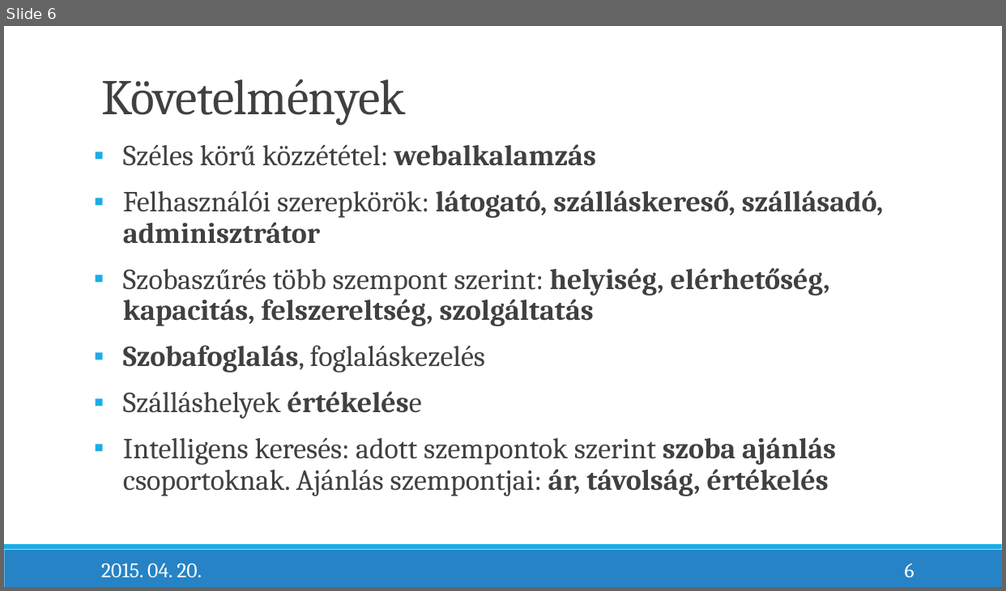
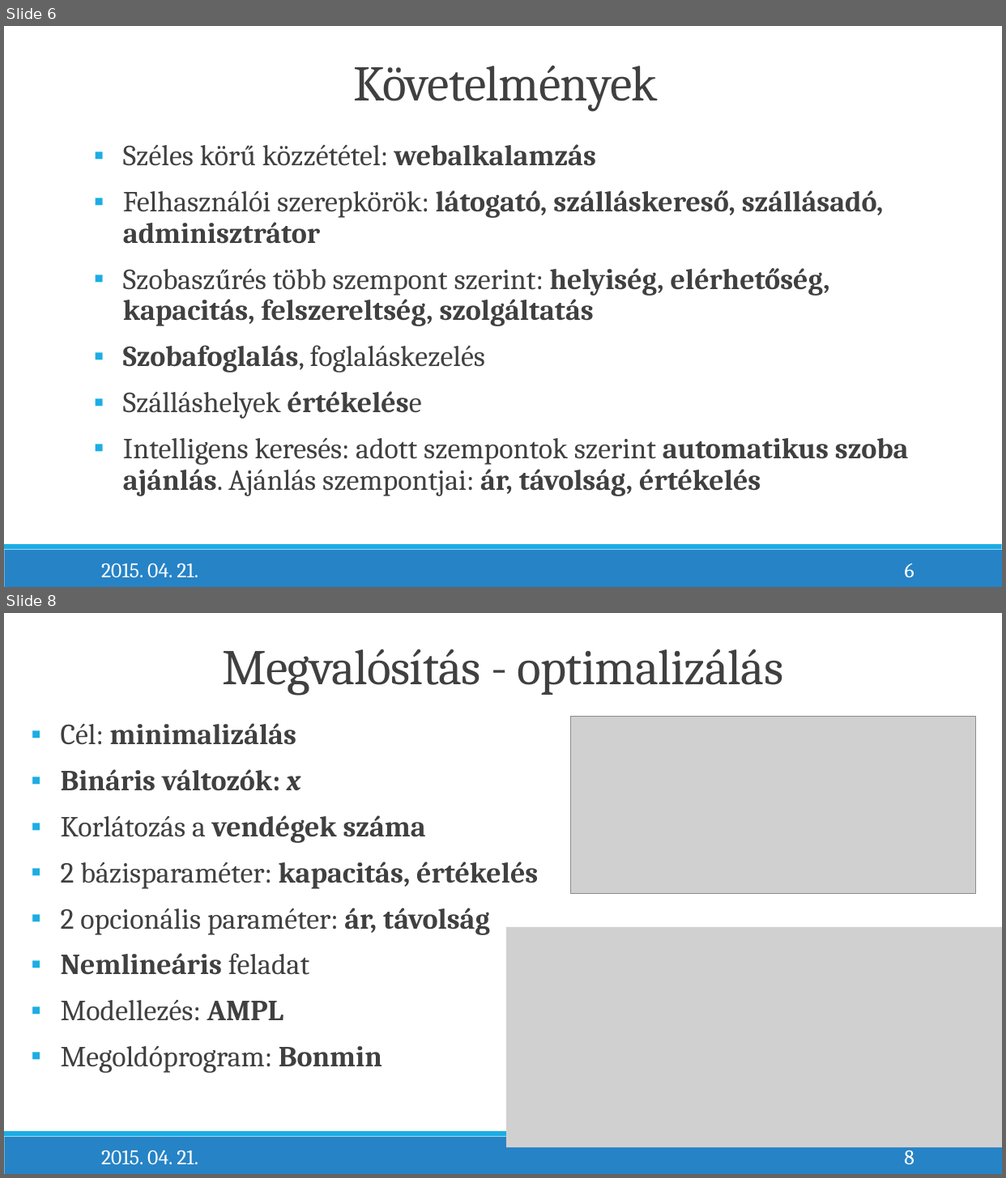
Before and after one commit to bearlysophisticated/thesis, a slide deck: Presentation/RozsenichBalázs_SzakdolgozatVédésPrezentáció.pptx. Shown one above the other, each under a label of ours: slide 6 before the commit, slides 6 and 8 after it; the slides between them are not shown. The pictures are 1006x591 and 1006x1178 pixels, drawn with LibreOffice and Linux fonts; fonts in the diff are those of the drawing; grey boxes stand for pictures. Boxes give left, top, right and bottom in pixels: in the first picture for what was removed or moved away, otherwise in the second. Text is boxed around its words. In the diff, an @@ line names an element or a change of style, - is before the commit and + after.

```diff
--- a/Presentation/RozsenichBalázs_SzakdolgozatVédésPrezentáció.pptx
+++ b/Presentation/RozsenichBalázs_SzakdolgozatVédésPrezentáció.pptx
@@ slide 8 added at (4,613,1002,1174), background #FFFFFF; not listed: 2 template elements that a slide beside it also shows @@
@@ title added at (222,649,784,696), 48 pt, text #404040 @@
+Megvalósítás - optimalizálás
@@ text added at (61,723,538,1073), 28 pt, text #404040, bold @@
+▪ Cél: minimalizálás
+▪ Bináris változók: x
+▪ Korlátozás a vendégek száma
+▪ 2 bázisparaméter: kapacitás, értékelés
+▪ 2 opcionális paraméter: ár, távolság
+▪ Nemlineáris feladat
+▪ Modellezés: AMPL
+▪ Megoldóprogram: Bonmin
@@ picture added at (571,717,976,894) @@
@@ rectangle added at (91,741,931,764), fill #FFFFFF @@
@@ picture added at (506,927,1002,1148) @@
@@ page number added at (904,1146,914,1165), 20 pt, text #FFFFFF @@
+8
@@ text added at (101,1150,198,1165), 20 pt, text #FFFFFF @@
+2015. 04. 21.
@@ slide 6 changed as well @@
@@ title "Követelmények": place and size @@
-title "Követelmények" at (101,79,406,126)
+title "Követelmények" at (353,65,658,112)
@@ title "Követelmények" at (353,65,658,112): alignment left to centre @@
@@ text at (123,438,909,497): text changed @@
-▪ Intelligens keresés: adott szempontok szerint szoba ajánlás csoportoknak. Ajánlás szempontjai: ár, távolság, értékelés
+▪ Intelligens keresés: adott szempontok szerint automatikus szoba ajánlás. Ajánlás szempontjai: ár, távolság, értékelés
@@ text at (101,563,198,578): text changed @@
-2015. 04. 20.
+2015. 04. 21.
```
Also in this commit, not shown: 9 other slides changed, 1 other slide added, 22 other files.
